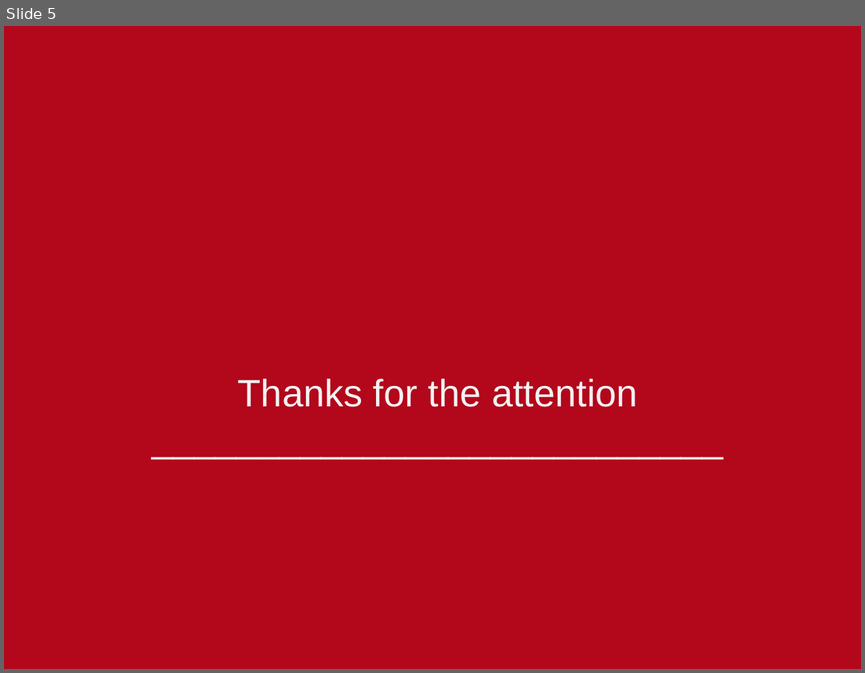
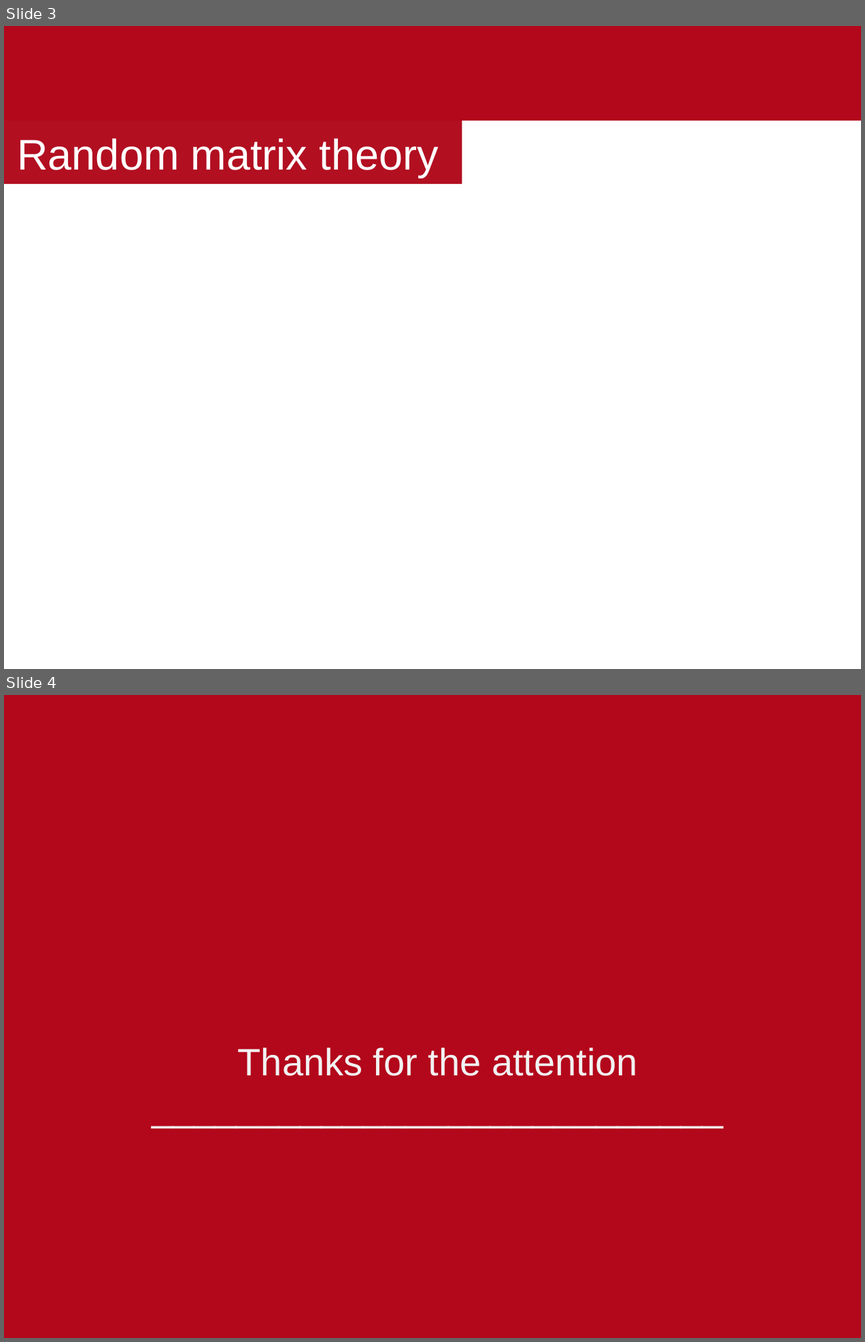
Before and after one commit to SaverioMonaco/QuantumComputingUniPD, a slide deck: 3/Ex3-Monaco-SLIDES.pptx. Shown one above the other, each under a label of ours: slide 5 before the commit, slides 3 and 4 after it. The pictures are 865x673 and 865x1342 pixels, drawn with LibreOffice and Linux fonts; fonts in the diff are those of the drawing; background and template pictures are left out. Boxes give left, top, right and bottom in pixels: in the first picture for what was removed or moved away, otherwise in the second. Text is boxed around its words. In the diff, an @@ line names an element or a change of style, - is before the commit and + after.

```diff
--- a/3/Ex3-Monaco-SLIDES.pptx
+++ b/3/Ex3-Monaco-SLIDES.pptx
@@ slide 3 added at <box>4,26,861,669</box>, background #FFFFFF @@
@@ rectangle added at <box>4,26,861,121</box>, fill #B3071B @@
@@ rectangle added at <box>4,121,462,184</box>, fill #B20F21, 36 pt, text #FFFFFF @@
+Random matrix theory
@@ what was slide 5 is now slide 4 @@
```
Also in this commit, not shown: 1 slide changed, 1 other slide added, 3 slides removed.
